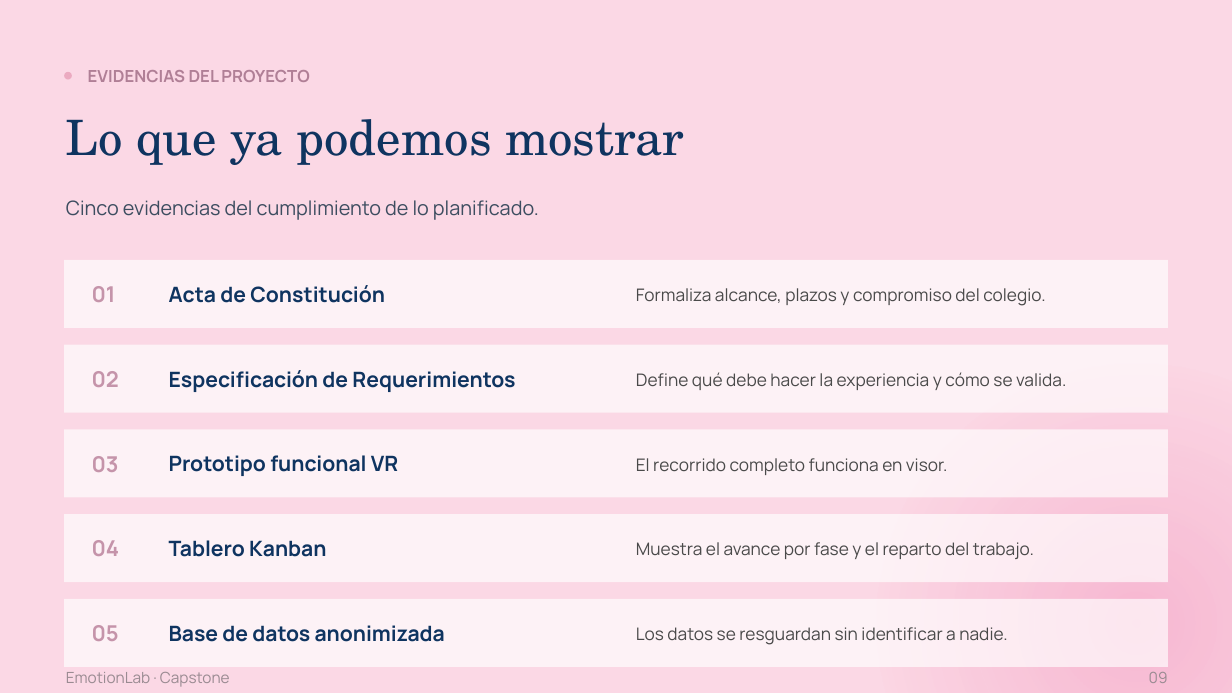
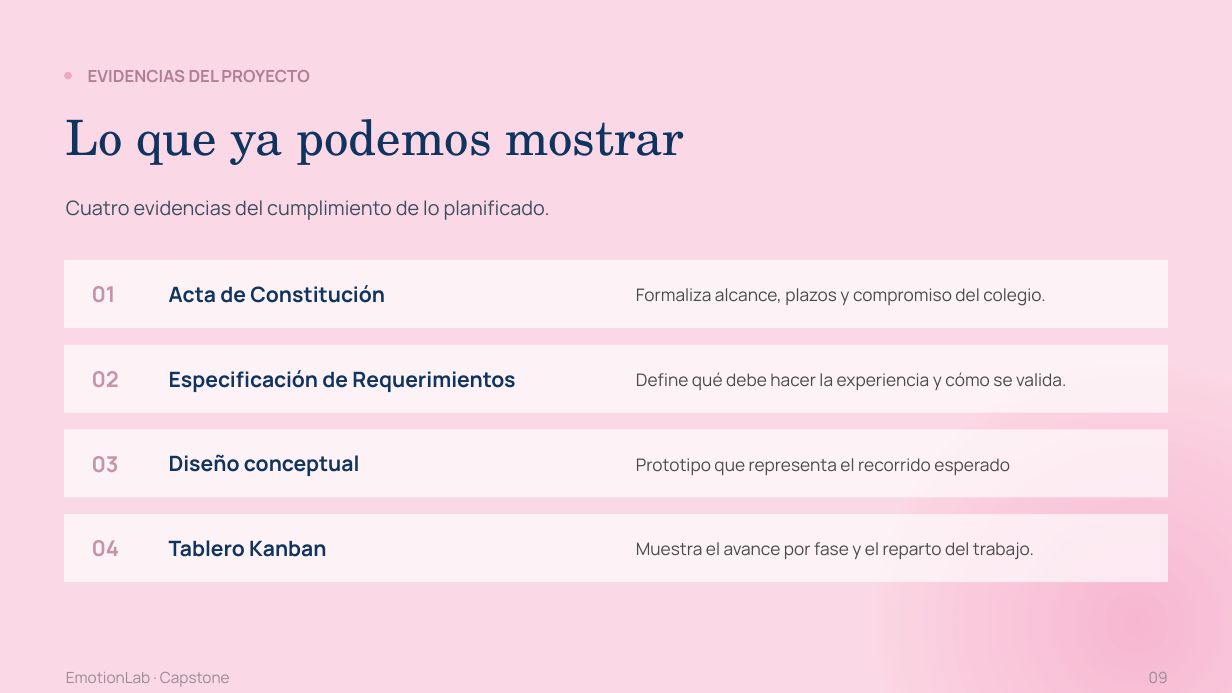
Before and after one commit to maricons/CAPSTONE_EMOTIONLAB, a slide deck: slide 9 of Fase 1/Evidencias Grupales/Presentación Proyecto.pptx. Drawn at 1232x693 pixels with LibreOffice and Linux fonts; fonts in the diff are those of the drawing. Boxes give left, top, right and bottom in pixels: in the first picture for what was removed or moved away, otherwise in the second. Text is boxed around its words. In the diff, an @@ line names an element or a change of style, - is before the commit and + after.

```diff
--- a/Fase 1/Evidencias Grupales/Presentación Proyecto.pptx
+++ b/Fase 1/Evidencias Grupales/Presentación Proyecto.pptx
@@ text at <box>66,200,550,220</box>: text changed @@
-Cinco evidencias del cumplimiento de lo planificado.
+Cuatro evidencias del cumplimiento de lo planificado.
@@ text at <box>169,454,360,476</box>: text changed @@
-Prototipo funcional VR
+Diseño conceptual
@@ text at <box>636,458,1010,475</box>: text changed @@
-El recorrido completo funciona en visor.
+Prototipo que representa el recorrido esperado
@@ rectangle removed at <box>64,599,1168,667</box> @@
@@ text removed at <box>92,625,119,641</box> @@
-05
@@ text removed at <box>169,625,445,642</box> @@
-Base de datos anonimizada
@@ text removed at <box>636,627,1007,645</box> @@
-Los datos se resguardan sin identificar a nadie.
```
Also in this commit, not shown: 3 other slides changed.
